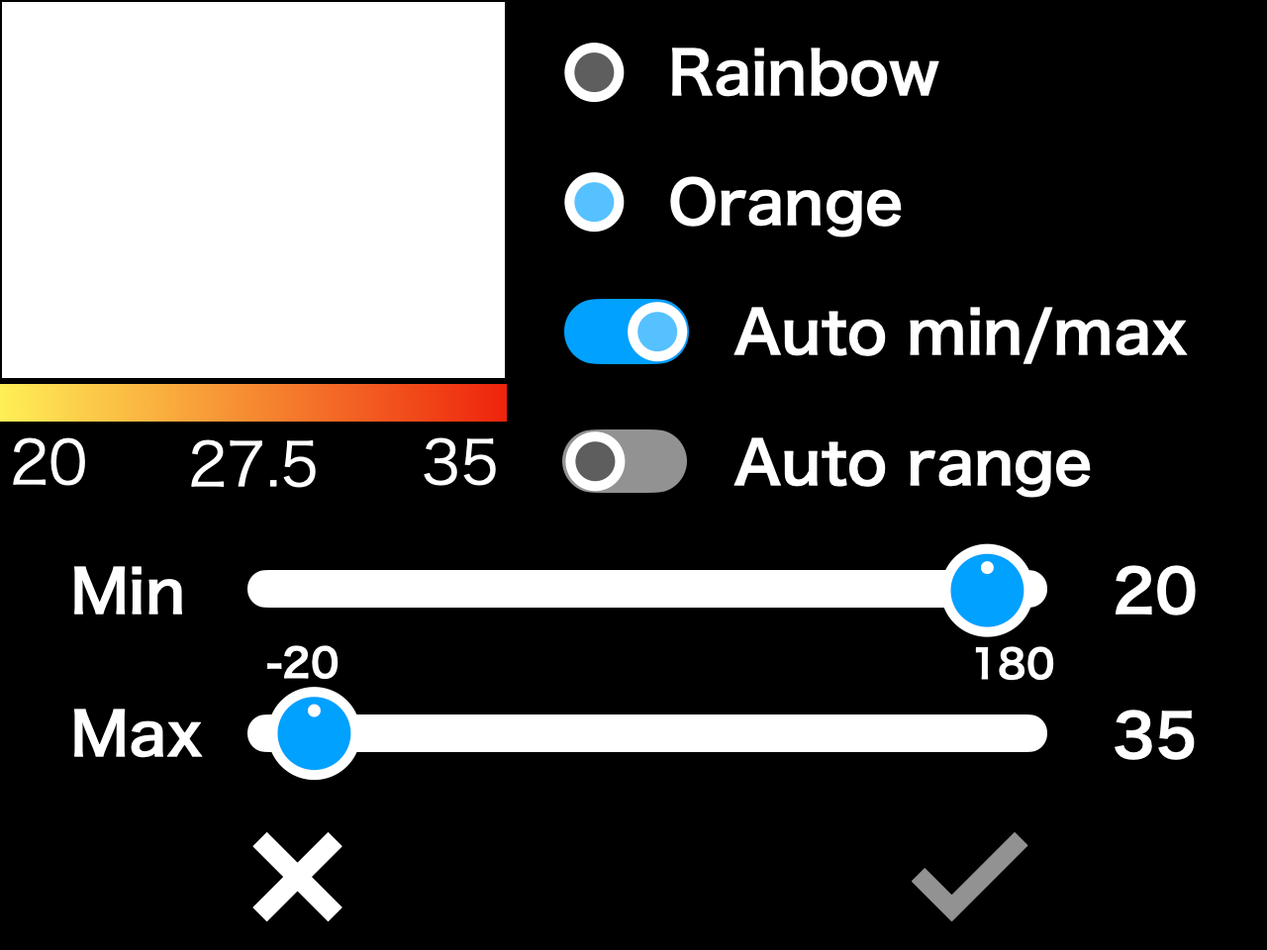
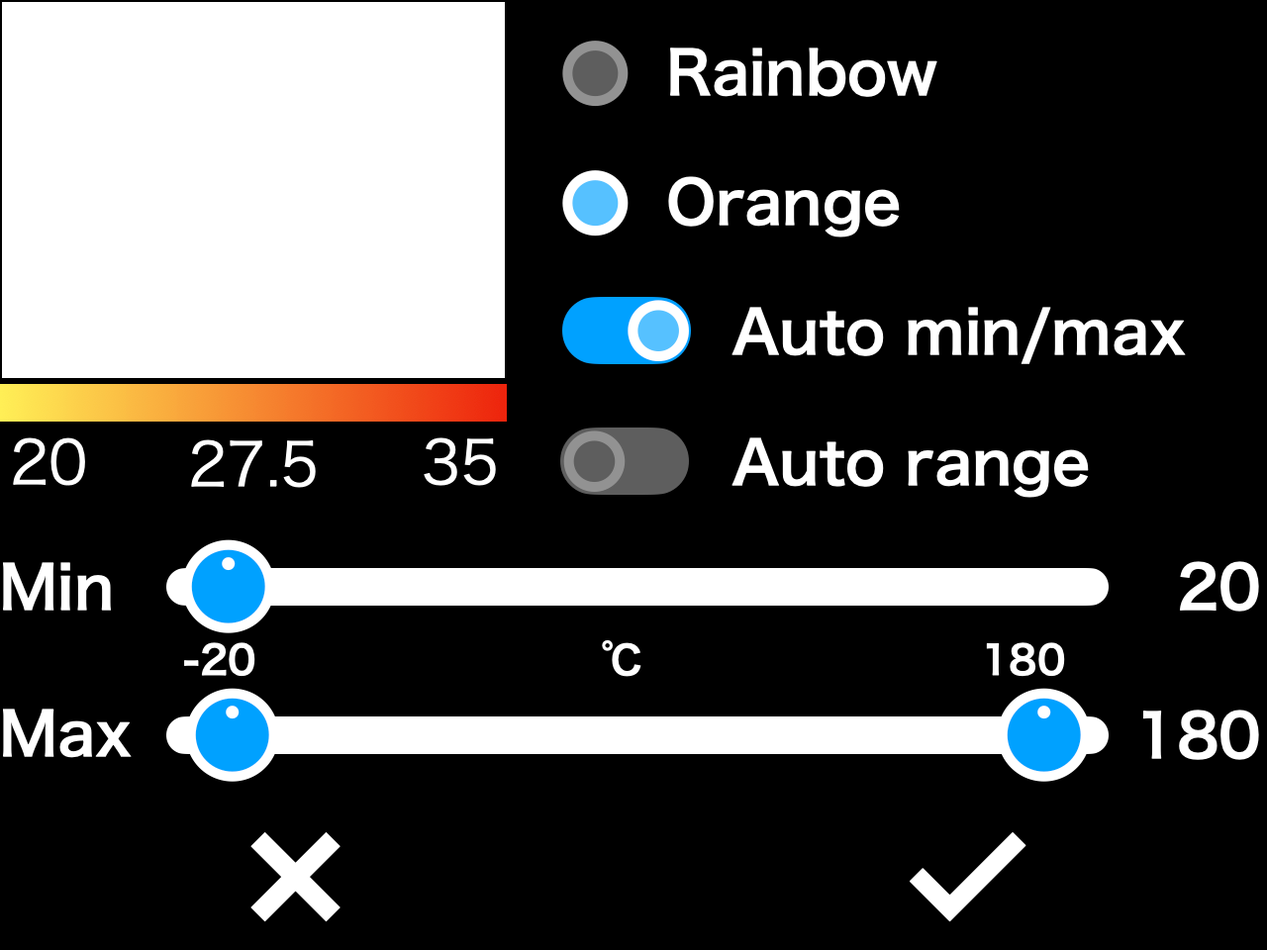
Two versions of the same layered image (1267x950). Layer-by-layer changes:
added layer "Layer 12" (1st of 2) above "Layer 10" over 562, 40, 629, 107
added layer "Layer 10" above "Layer 13" over 562, 170, 629, 237
removed layer "Layer 1" over 1, 40, 1259, 923
added layer "Layer 9" over 1, 40, 1259, 923
